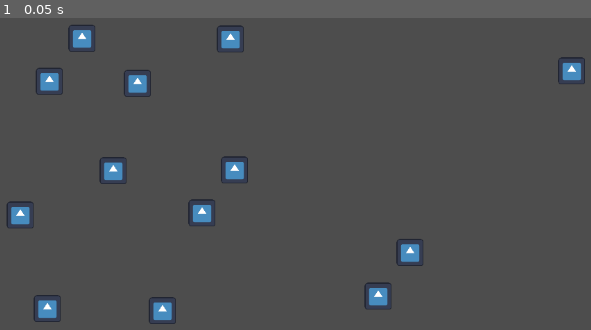
Above: before the commit, frame 1.
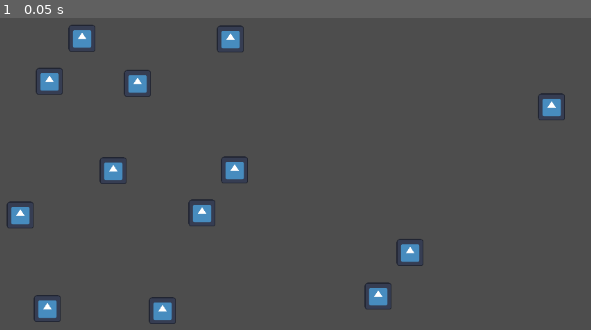
Above: after the commit, the same moment.

Repository: anthonyec/230726_godot_viscuit_like
Game: Godot game, scene res://main.tscn
Two runs of this game, one before a commit and one after it. Both use one fixed random seed, a clock stepped at 60 frames per second and the inputs below. The engine's default icon, where the game draws it, is replaced by a stand-in: a white triangle on a blue panel in a dark square.
Inputs:
- Up to frame 1 (0.05 s): no input

The runs differ from the first frame. In frame 1, 0.5% of the frame differs, in the area x 91-99%, y 12-33%.

Commit message:
Add match results class to filter out multi rule stuff

Diff:
--- a/main.tscn
+++ b/main.tscn
@@ -144,7 +144,7 @@
 texture = ExtResource("3_fofwt")
 
 [node name="Drawing3 - OnMyOwn" type="Node2D" parent="Simulation" groups=["drawing"]]
-position = Vector2(846, 156)
+position = Vector2(817, 208)
 script = ExtResource("5_mj80h")
 
 [node name="Icon" type="Sprite2D" parent="Simulation/Drawing3 - OnMyOwn"]
--- /dev/null
+++ b/match_results.gd
@@ -0,0 +1,54 @@
+class_name MatchResults
+
+# TODO: Tidy this up, but it's sorta alright being hidden away in this class.
+var instance_ids: Array[int] = []
+var instance_id_to_rules: Dictionary = {}
+var instance_id_to_affected_instance_ids: Dictionary = {}
+var instance_id_to_has_multi_rule: Dictionary = {}
+
+func add(instance_id: int, affected_instance_ids: Array[int], rule: Rule) -> void:
+	if not instance_ids.has(instance_id):
+		instance_ids.append(instance_id)
+
+	if rule.has_multiple_drawings():
+		instance_id_to_has_multi_rule[instance_id] = true
+
+		for affected_instance_id in affected_instance_ids:
+			instance_id_to_has_multi_rule[affected_instance_id] = true
+
+	Utils.Dict.append_to_array(
+		instance_id_to_rules,
+		instance_id,
+		rule
+	)
+
+	Utils.Dict.append_to_array(
+		instance_id_to_affected_instance_ids,
+		instance_id,
+		affected_instance_ids
+	)
+
+func has(instance_id: int) -> bool:
+	return instance_ids.has(instance_id)
+
+func is_part_of_multi_rule(instance_id: int) -> bool:
+	return instance_id_to_has_multi_rule.has(instance_id)
+
+func get_results() -> Array[Dictionary]:
+	var results: Array[Dictionary] = []
+
+	for instance_id in instance_ids:
+		var drawing = instance_from_id(instance_id) as Drawing
+		var rules = instance_id_to_rules.get(instance_id, []) as Array[Rule]
+
+		if is_part_of_multi_rule(instance_id):
+			rules = rules.filter(func(rule: Rule):
+				return rule.has_multiple_drawings()
+			)
+
+		results.append({
+			"drawing": drawing,
+			"rules": rules
+		})
+
+	return results
--- a/simulation.gd
+++ b/simulation.gd
@@ -47,26 +47,15 @@
 	var scene_drawings: Array[Drawing] = get_drawings()
 	var rules = get_rules()
 
-	# Sort rules so that ones with multiple drawings in the condition come first.
-	rules.sort_custom(func(a: Rule, b: Rule):
-		return a.has_multiple_drawings() and not b.has_multiple_drawings()
-	)
-
-	var already_matched_instance_ids: Dictionary = {}
-	var instance_id_to_rules: Dictionary = {}
-
-	var instance_id_to_multi_rules: Dictionary = {}
+	var match_results: MatchResults = MatchResults.new()
 
 	for drawing in scene_drawings:
 		var instance_id = drawing.get_instance_id()
-		print(drawing.name, " - ", instance_id)
 
-		if already_matched_instance_ids.has(instance_id):
+		if match_results.has(instance_id):
 			continue
 
 		for rule in rules:
-			print(rule.name)
-
 			if not rule.enabled:
 				continue
 
@@ -81,41 +70,16 @@
 
 			var matched_instance_ids = scene_blueprint.overlap_matches(rule_blueprint)
 
+			# Did not match rule.
 			if matched_instance_ids.is_empty():
 				continue
 
-			for matched_instance_id in matched_instance_ids:
-				already_matched_instance_ids[matched_instance_id] = true
+			match_results.add(instance_id, matched_instance_ids, rule)
 
-			if rule.has_multiple_drawings():
-				for matched_instance_id in matched_instance_ids:
-					instance_id_to_rules.erase(matched_instance_id)
-			else:
-				if instance_id_to_multi_rules.has(instance_id):
-					break
+	for result in match_results.get_results():
+		var drawing = result.get("drawing") as Drawing
 
-			if not instance_id_to_rules.has(instance_id):
-				instance_id_to_rules[instance_id] = []
-
-			instance_id_to_rules[instance_id].append(rule)
-
-		print("\n")
-
-	print(JSON.stringify(instance_id_to_rules, " "))
-#	print("instance_id_to_multi_rules")
-#	print(instance_id_to_multi_rules)
-#	print("\n")
-#	print("instance_id_to_single_rules")
-#	print(instance_id_to_single_rules)
-#	print("\n")
-#	print(instance_id_to_rules)
-#
-#	for instance_id in already_matched_instance_ids.keys():
-#		var drawing = instance_from_id(instance_id) as Drawing
-#
-#		if not drawing:
-#			print("Instance not found from ID")
-#			return
+		print(result)
 
 
 
--- /dev/null
+++ b/utils.gd
@@ -0,0 +1,11 @@
+class_name Utils
+
+class Dict:
+	static func append_to_array(dictionary: Dictionary, key: Variant, value: Variant) -> void:
+		if not dictionary.has(key):
+			dictionary[key] = []
+
+		if typeof(value) == TYPE_ARRAY:
+			dictionary[key].append_array(value)
+		else:
+			dictionary[key].append(value)
